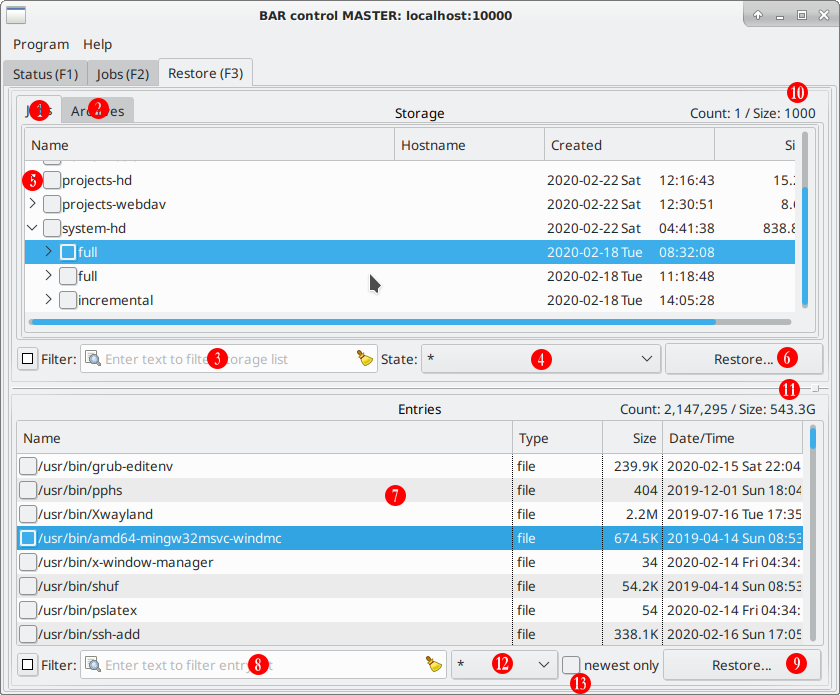
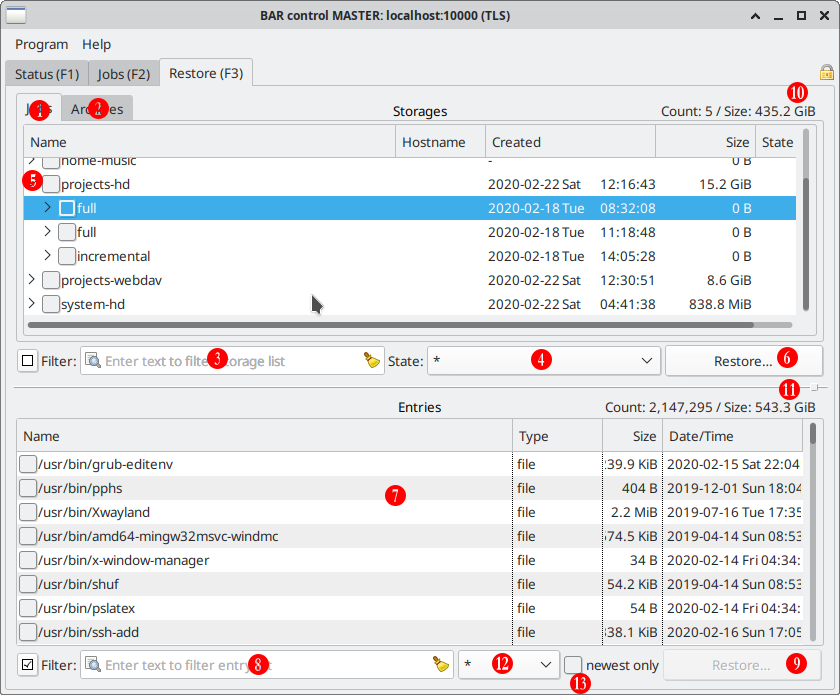
Comparing the layer stacks of the two (840, 695) images. Changes:
added layer "Pasted Layer" above "snapshot1.png" over left=0, top=0, right=840, bottom=692
painted on "snapshot1.png" over left=0, top=0, right=840, bottom=692
